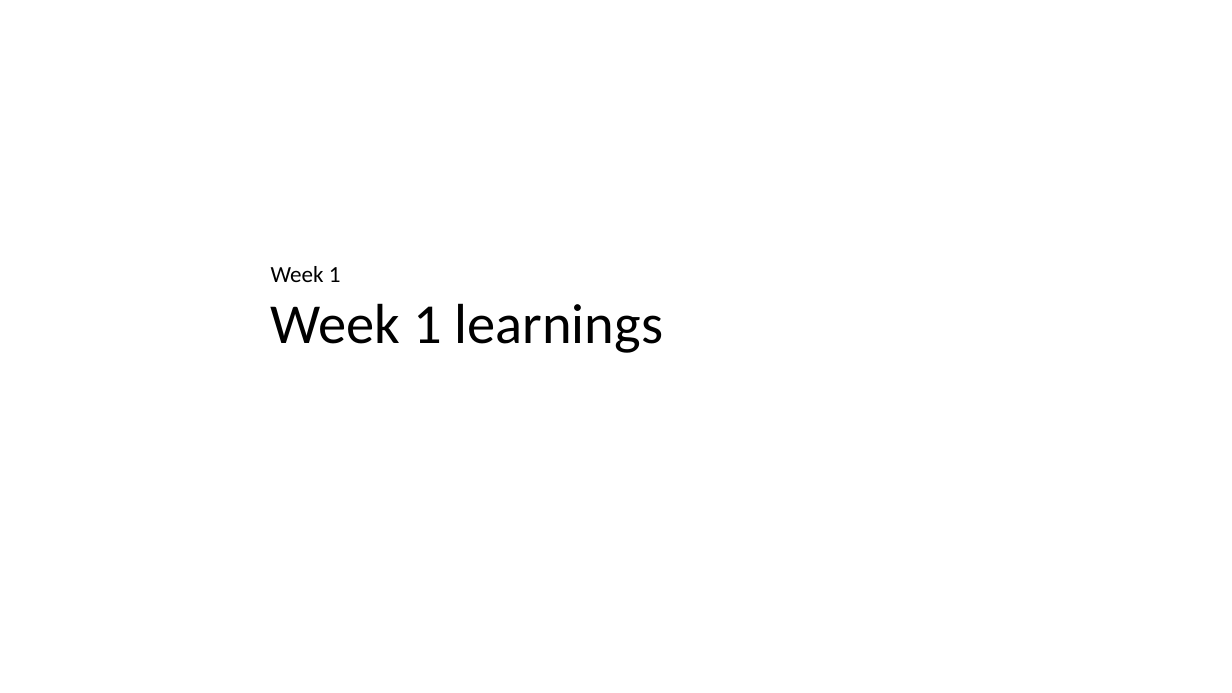
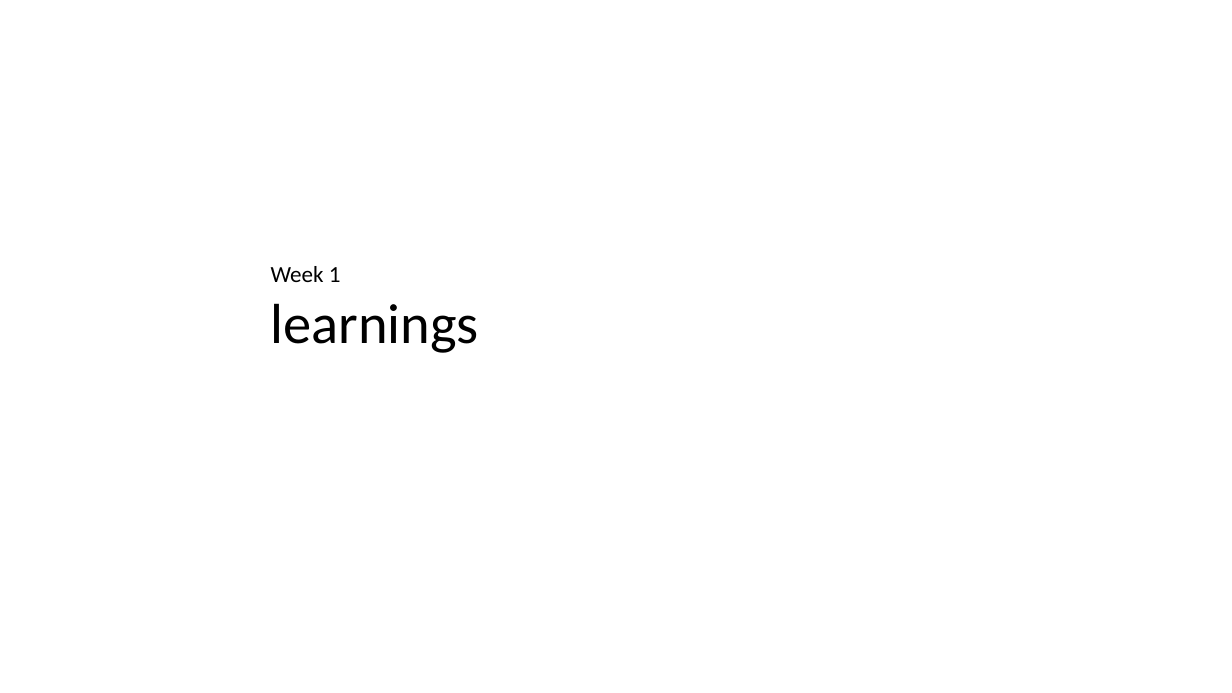
Before and after one commit to LearnWithLlew/TestingBetterWithApprovals.Slides, a slide deck: slide 21 of slides/Testing Better with Approvals.pptx. Drawn at 1232x693 pixels with LibreOffice and Linux fonts; fonts in the diff are those of the drawing. Boxes give left, top, right and bottom in pixels: in the first picture for what was removed or moved away, otherwise in the second. Text is boxed around its words. In the diff, an @@ line names an element or a change of style, - is before the commit and + after.

Commit message:
. d updated slides - week 1

```diff
--- a/slides/Testing Better with Approvals.pptx
+++ b/slides/Testing Better with Approvals.pptx
@@ text at box(271, 303, 480, 353): text changed @@
-Week 1 learnings
+learnings
```
Also in this commit, not shown: 3 other slides changed.
